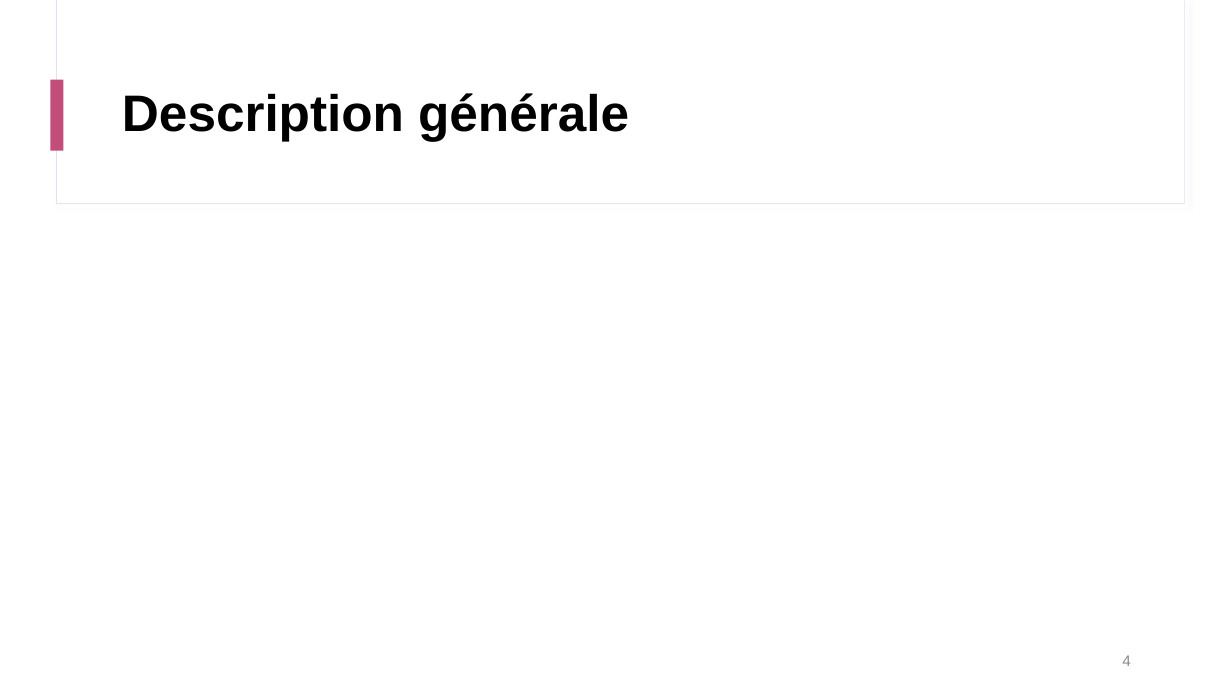
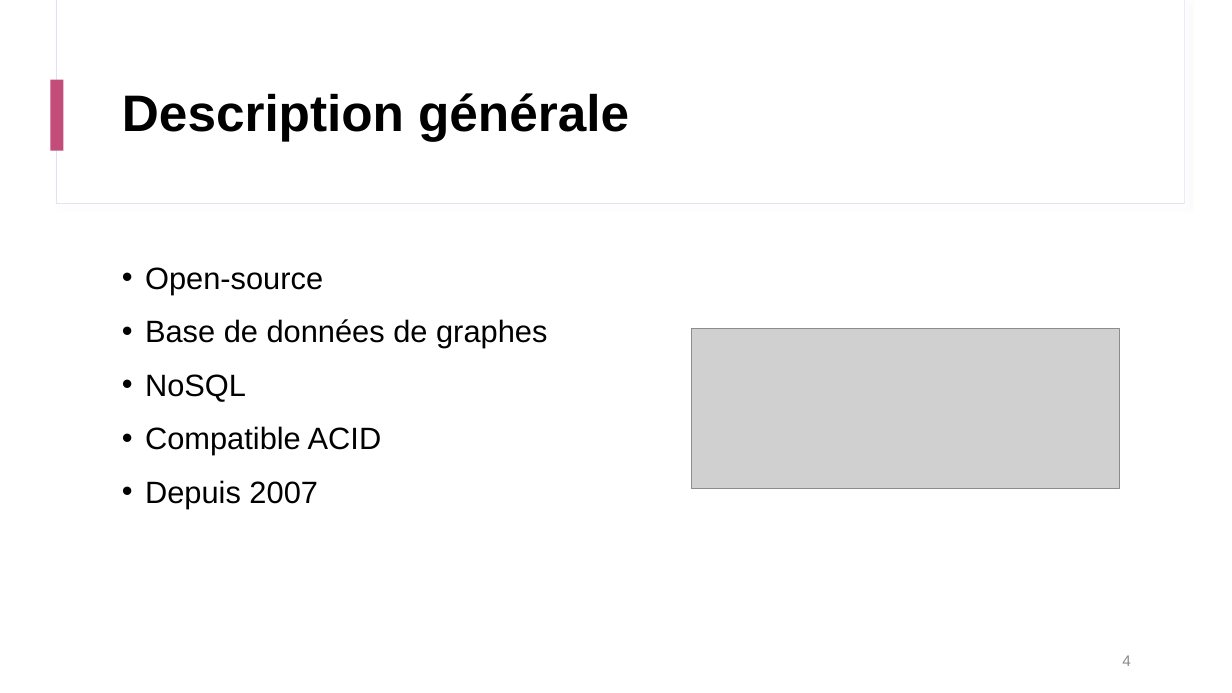
Before and after one commit to clementmariebrisson/neo4j-recommandation-engine, a slide deck: slide 4 of Presentation Neo4j.pptx. Drawn at 1232x693 pixels with LibreOffice and Linux fonts; fonts in the diff are those of the drawing; grey boxes stand for pictures. Boxes give left, top, right and bottom in pixels: in the first picture for what was removed or moved away, otherwise in the second. Text is boxed around its words. In the diff, an @@ line names an element or a change of style, - is before the commit and + after.

```diff
--- a/Presentation Neo4j.pptx
+++ b/Presentation Neo4j.pptx
@@ text added at (145, 267, 547, 509), 24 pt, text #000000 @@
+• Open-source
+• Base de données de graphes
+• NoSQL
+• Compatible ACID
+• Depuis 2007
@@ picture added at (692, 328, 1119, 488) @@
```
Also in this commit, not shown: 1 other slide changed, 2 slides added, 1 slide removed.
